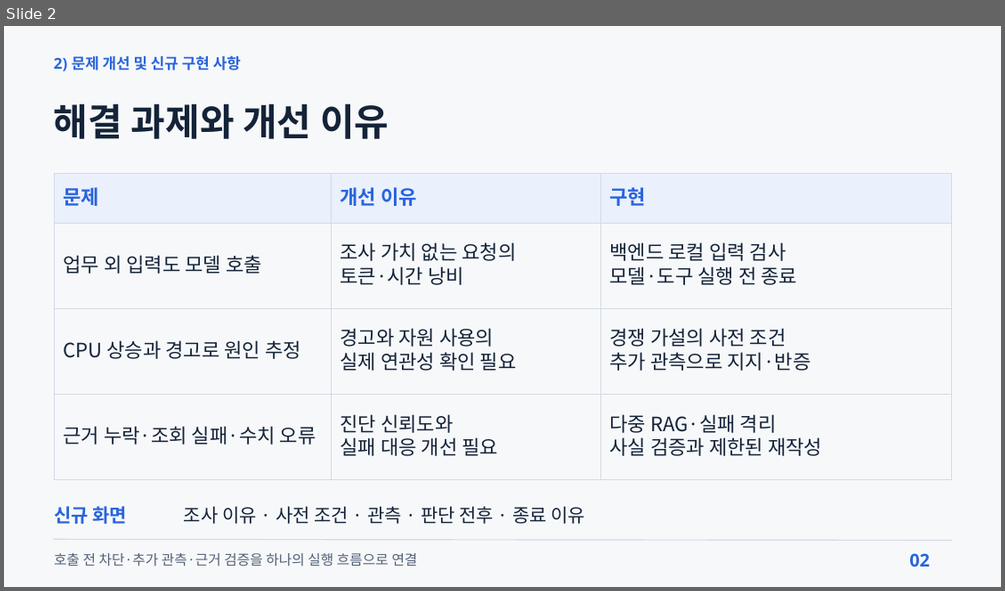
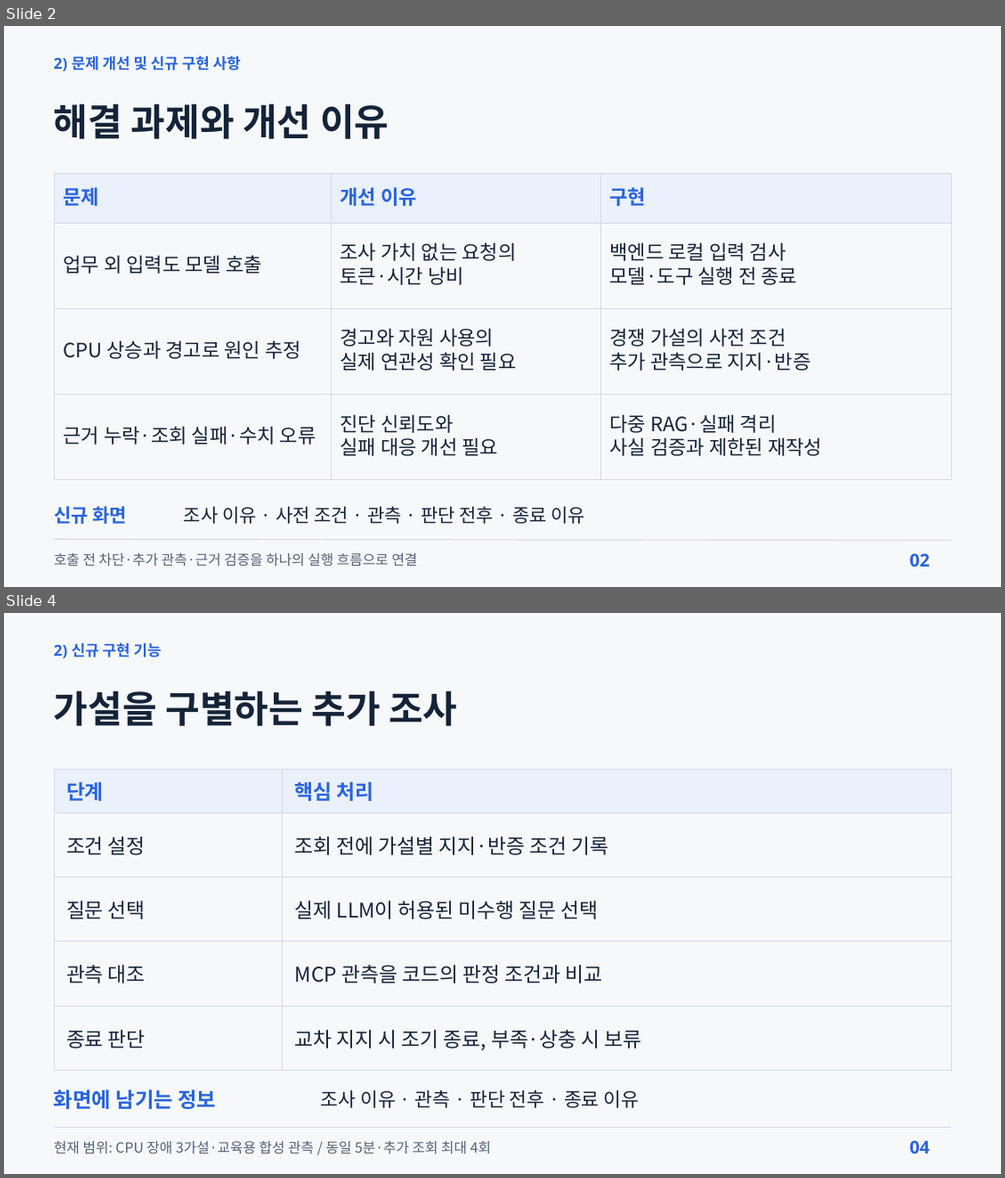
Before and after one commit to beshurl/skala-ai-mini-project, a slide deck: doc/presentation/운영진단_에이전트_5분발표.pptx. Shown one above the other, each under a label of ours: slide 2 before the commit, slides 2 and 4 after it; the slides between them are not shown. The pictures are 1005x591 and 1005x1178 pixels, drawn with LibreOffice and Linux fonts; fonts in the diff are those of the drawing. Boxes give left, top, right and bottom in pixels: in the first picture for what was removed or moved away, otherwise in the second. Text is boxed around its words. In the diff, an @@ line names an element or a change of style, - is before the commit and + after.

```diff
--- a/doc/presentation/운영진단_에이전트_5분발표.pptx
+++ b/doc/presentation/운영진단_에이전트_5분발표.pptx
@@ slide 4 added at (4, 613, 1001, 1174), background #F7F8FA @@
@@ text added at (54, 643, 162, 658), 21.8 pt, text #2864DC, bold @@
+2) 신규 구현 기능
@@ text added at (54, 690, 457, 726), 54 pt, text #142338, bold @@
+가설을 구별하는 추가 조사
@@ table added at (54, 769, 951, 1070), 5 rows, 2 columns @@
+단계 | 핵심 처리
+조건 설정 | 조회 전에 가설별 지지·반증 조건 기록
+질문 선택 | 실제 LLM이 허용된 미수행 질문 선택
+관측 대조 | MCP 관측을 코드의 판정 조건과 비교
+종료 판단 | 교차 지지 시 조기 종료, 부족·상충 시 보류
@@ text added at (54, 1089, 216, 1109), 30 pt, text #2864DC, bold @@
+화면에 남기는 정보
@@ text added at (321, 1090, 639, 1108), 27.8 pt, text #142338 @@
+조사 이유 · 관측 · 판단 전후 · 종료 이유
@@ line added from (54, 1127) to (951, 1127), #D2DBE6 2.25 pt @@
@@ text added at (54, 1141, 491, 1153), 20.2 pt, text #526176 @@
+현재 범위: CPU 장애 3가설·교육용 합성 관측 / 동일 5분·추가 조회 최대 4회
@@ text added at (909, 1140, 930, 1153), 25.5 pt, text #2864DC, bold @@
+04
```
Also in this commit, not shown: 5 slides changed, 1 other slide added, 3 slides removed, 6 other files.
